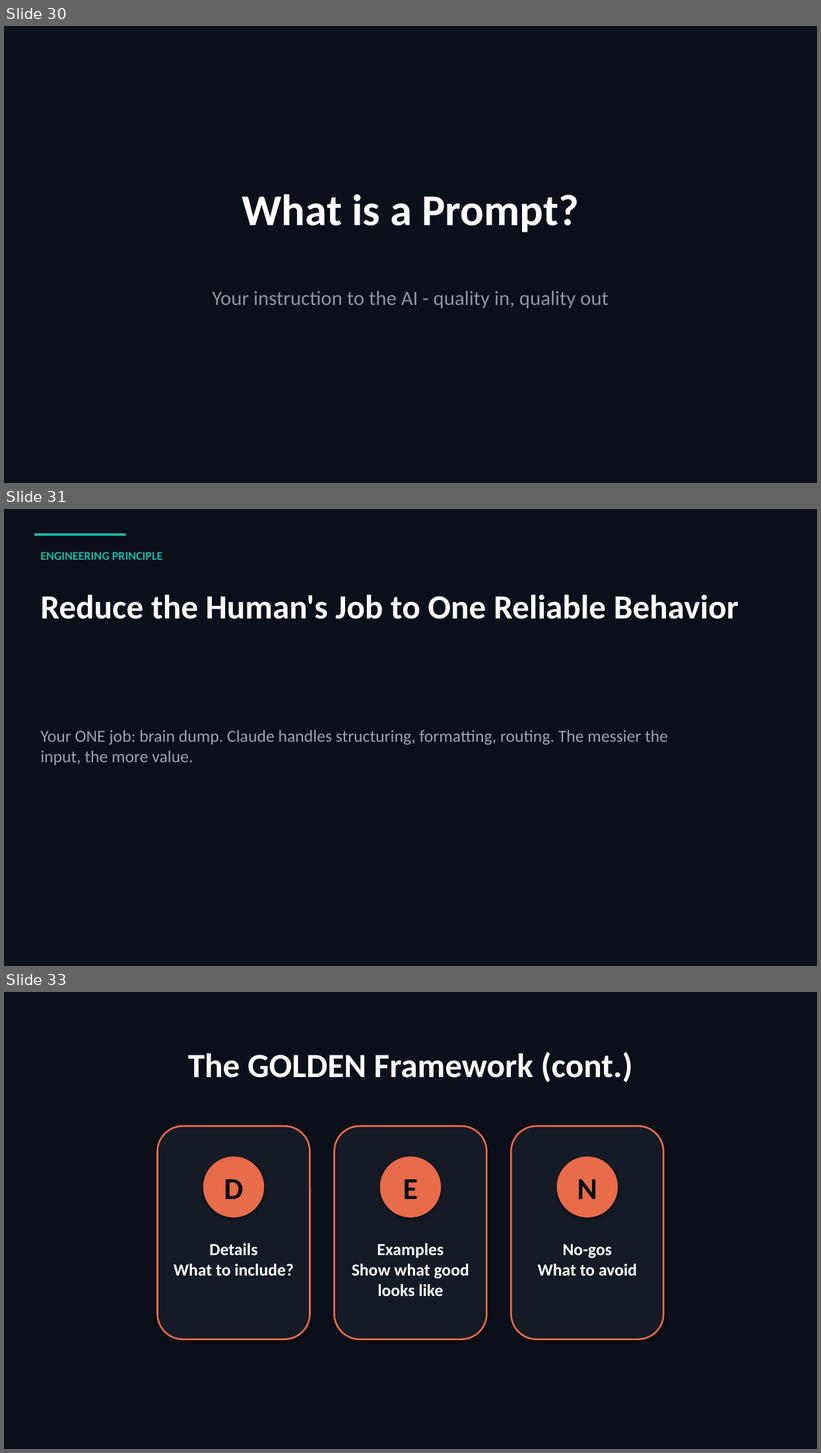
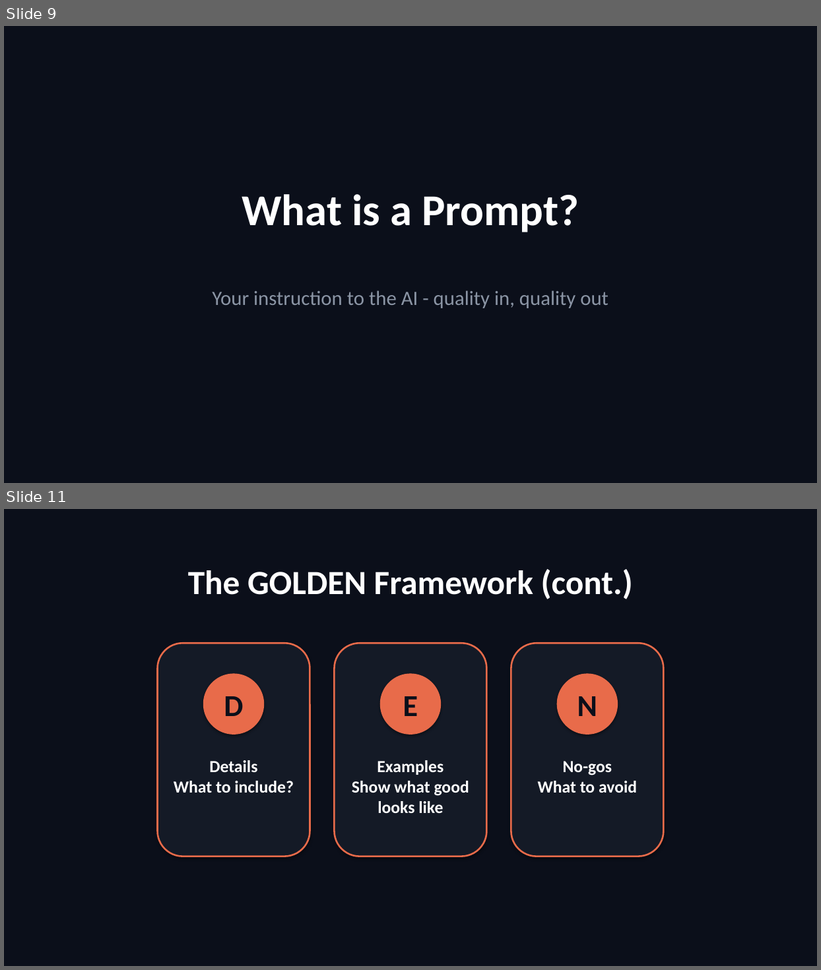
Before and after one commit to scottrhay/AIA-ClaudeCopilot, a slide deck: slides/Day1_Claude_for_Business.pptx. Shown one above the other, each under a label of ours: slides 30, 31 and 33 before the commit, slides 9 and 11 after it; the slides between them are not shown. The pictures are 821x1453 and 821x970 pixels, drawn with LibreOffice and Linux fonts; fonts in the diff are those of the drawing. Boxes give left, top, right and bottom in pixels: in the first picture for what was removed or moved away, otherwise in the second. Text is boxed around its words. In the diff, an @@ line names an element or a change of style, - is before the commit and + after.

```diff
--- a/slides/Day1_Claude_for_Business.pptx
+++ b/slides/Day1_Claude_for_Business.pptx
@@ slide 31 removed at (4,509,817,966), background #0B0F1A @@
@@ rectangle removed at (34,533,126,536) @@
@@ text removed at (40,552,163,560) @@
-ENGINEERING PRINCIPLE
@@ text removed at (40,595,739,619) @@
-Reduce the Human's Job to One Reliable Behavior
@@ text removed at (40,730,668,765) @@
-Your ONE job: brain dump. Claude handles structuring, formatting, routing. The messier the input, the more value.
@@ what was slide 30 is now slide 9 @@
@@ what was slide 33 is now slide 11 @@
```
Also in this commit, not shown: 3 slides changed, 3 other slides removed.
